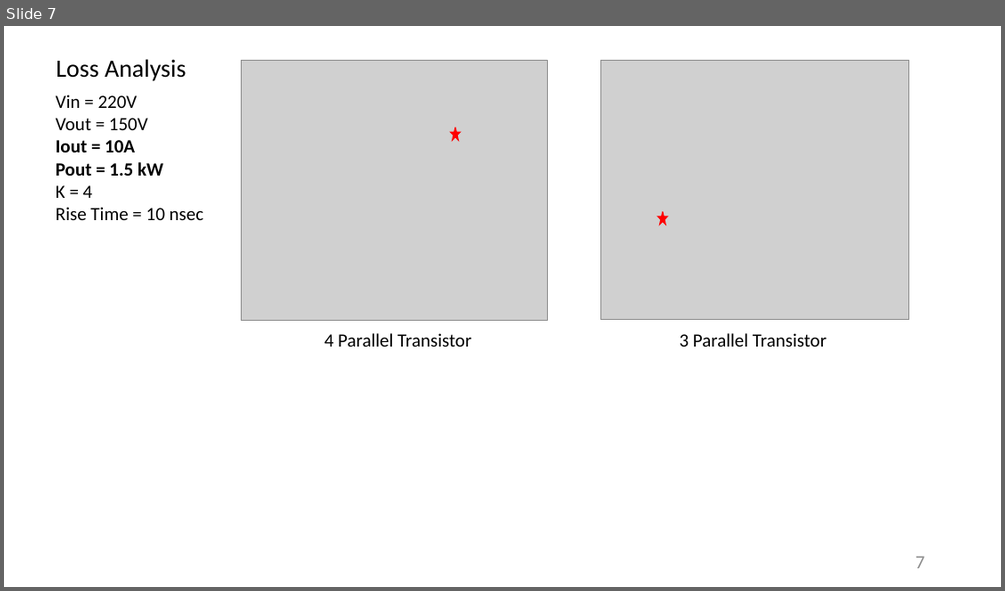
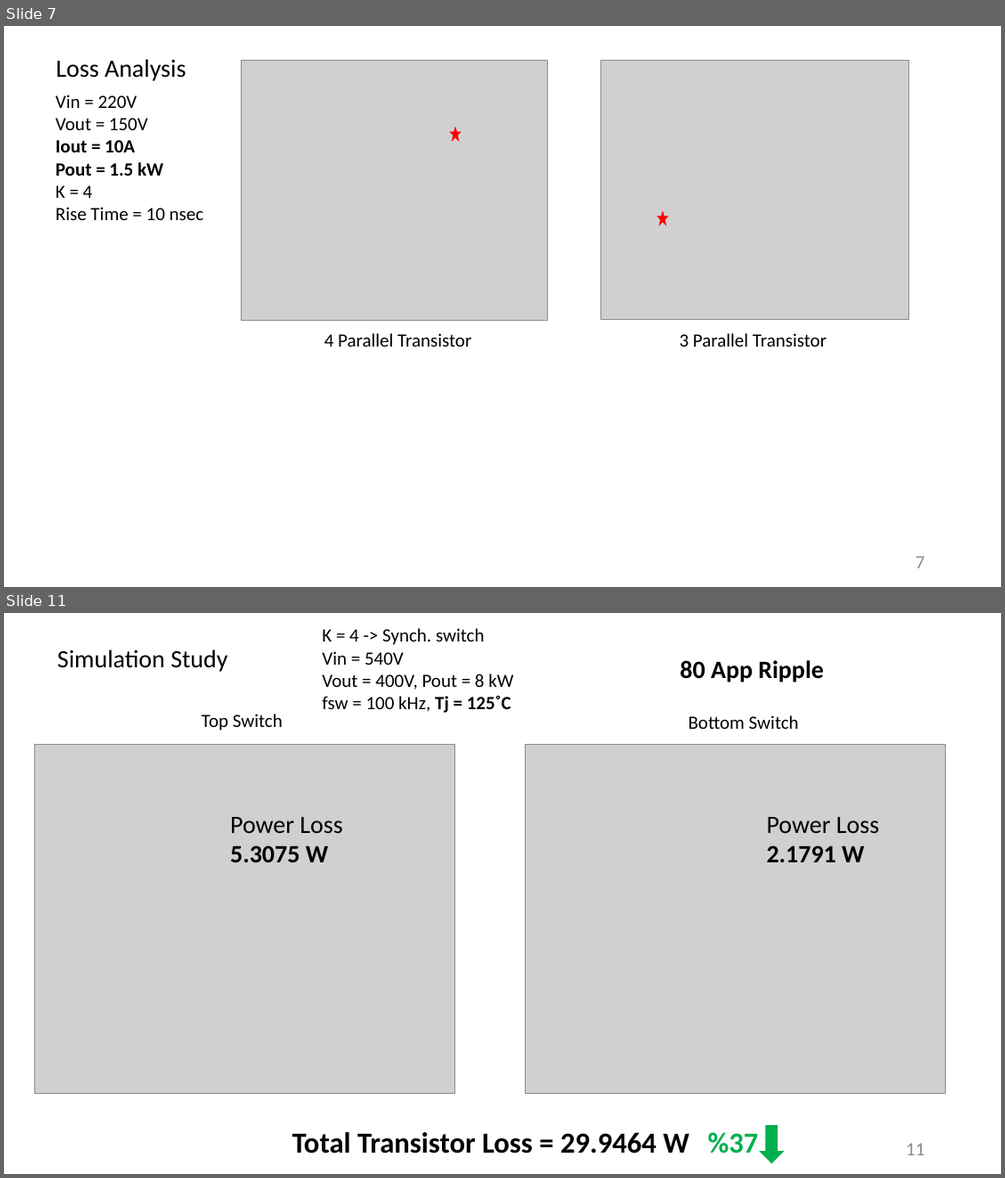
Before and after one commit to furkankarakaya/GaN-Studies, a slide deck: Weekly Reports/2019.09.04 - 2019.09.11 Report.pptx. Shown one above the other, each under a label of ours: slide 7 before the commit, slides 7 and 11 after it; the slides between them are not shown. The pictures are 1005x591 and 1005x1178 pixels, drawn with LibreOffice and Linux fonts; fonts in the diff are those of the drawing; grey boxes stand for pictures. Boxes give left, top, right and bottom in pixels: in the first picture for what was removed or moved away, otherwise in the second. Text is boxed around its words. In the diff, an @@ line names an element or a change of style, - is before the commit and + after.

Commit message:
Design procedure is going on for zvrt switching buck converter.

```diff
--- a/Weekly Reports/2019.09.04 - 2019.09.11 Report.pptx
+++ b/Weekly Reports/2019.09.04 - 2019.09.11 Report.pptx
@@ slide 11 added at [4, 613, 1001, 1174], background #FFFFFF @@
@@ text added at [322, 628, 513, 713], 18 pt, text #000000 @@
+K = 4 -> Synch. switch
+Vin = 540V
+Vout = 400V, Pout = 8 kW
+fsw = 100 kHz, Tj = 125˚C
@@ text added at [57, 649, 227, 672], 24 pt, text #000000 @@
+Simulation Study
@@ text added at [680, 660, 824, 682], 24 pt, text #000000, bold @@
+80 App Ripple
@@ text added at [202, 714, 283, 730], 18 pt, text #000000 @@
+Top Switch
@@ text added at [688, 715, 799, 729], 18 pt, text #000000 @@
+Bottom Switch
@@ picture added at [34, 745, 454, 1094] @@
@@ picture added at [526, 745, 945, 1094] @@
@@ text added at [230, 817, 342, 862], 24 pt, text #000000 @@
+Power Loss
+5.3075 W
@@ text added at [767, 817, 879, 862], 24 pt, text #000000 @@
+Power Loss
+2.1791 W
@@ text added at [292, 1132, 689, 1153], 28 pt, text #000000, bold @@
+Total Transistor Loss = 29.9464 W
@@ text added at [708, 1132, 759, 1153], 28 pt, text #00B050, bold @@
+%37
@@ down arrow added at [760, 1126, 783, 1163], fill #00B050, outline #00B050 1 pt @@
@@ page number added at [906, 1143, 924, 1155], 18 pt, text #8C8C8C @@
+11
```
Also in this commit, not shown: 6 other slides added, 5 other files.
